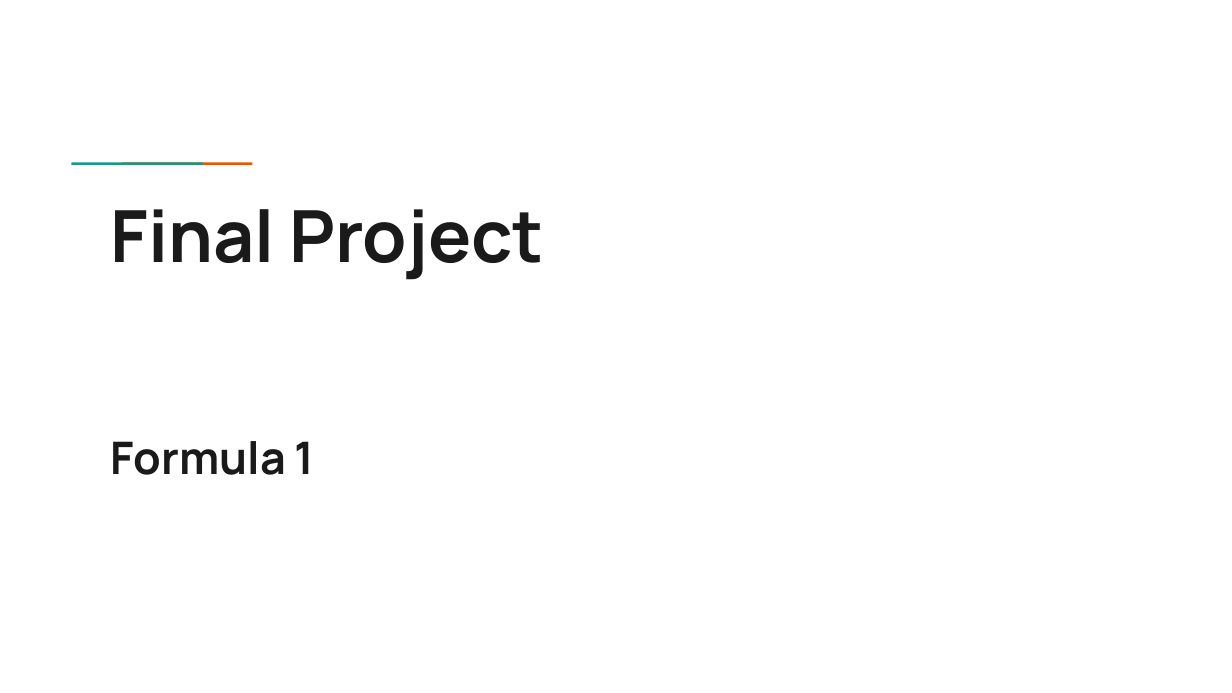
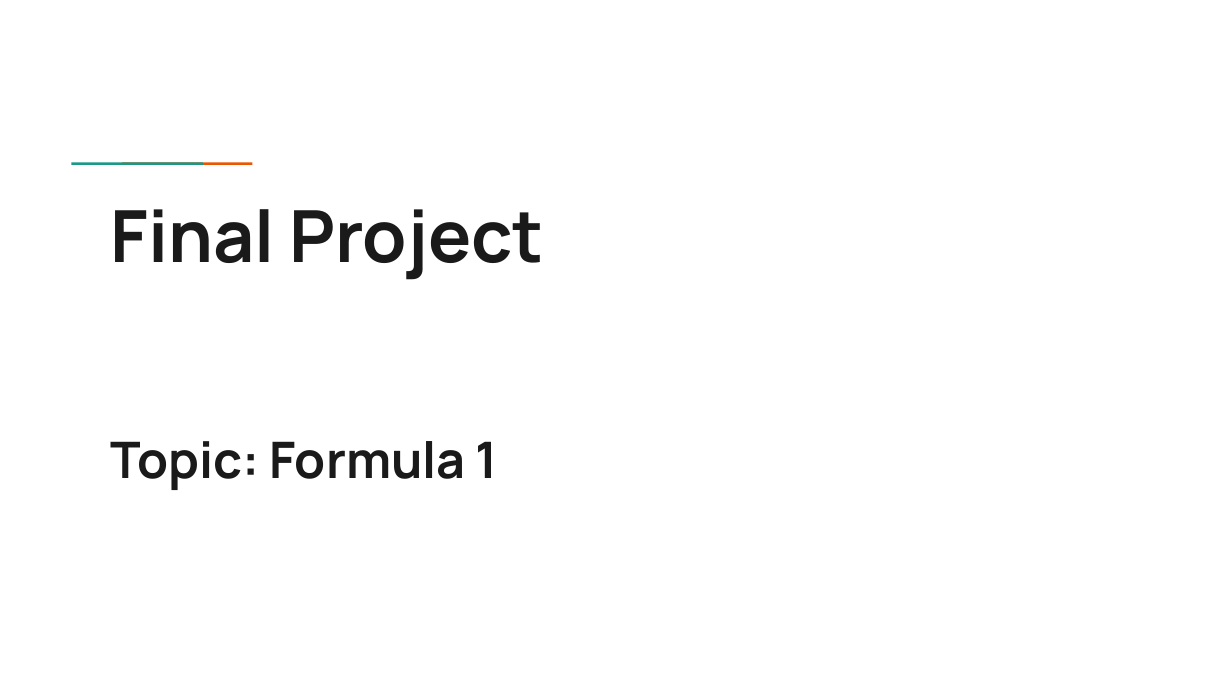
Before and after one commit to Spakicey/2022-Formula1-Analysis, a slide deck: slide 1 of Final Project.pptx. Drawn at 1232x693 pixels with LibreOffice and Linux fonts; fonts in the diff are those of the drawing; background and template pictures are left out. Boxes give left, top, right and bottom in pixels: in the first picture for what was removed or moved away, otherwise in the second. Text is boxed around its words. In the diff, an @@ line names an element or a change of style, - is before the commit and + after.

```diff
--- a/Final Project.pptx
+++ b/Final Project.pptx
@@ subtitle at (111,441,498,490): text changed; size 26.2 to 29.4 pt @@
-Formula 1
+Topic: Formula 1
```
Also in this commit, not shown: 1 other slide changed, 7 slides added, 1 slide removed, 3 other files.
